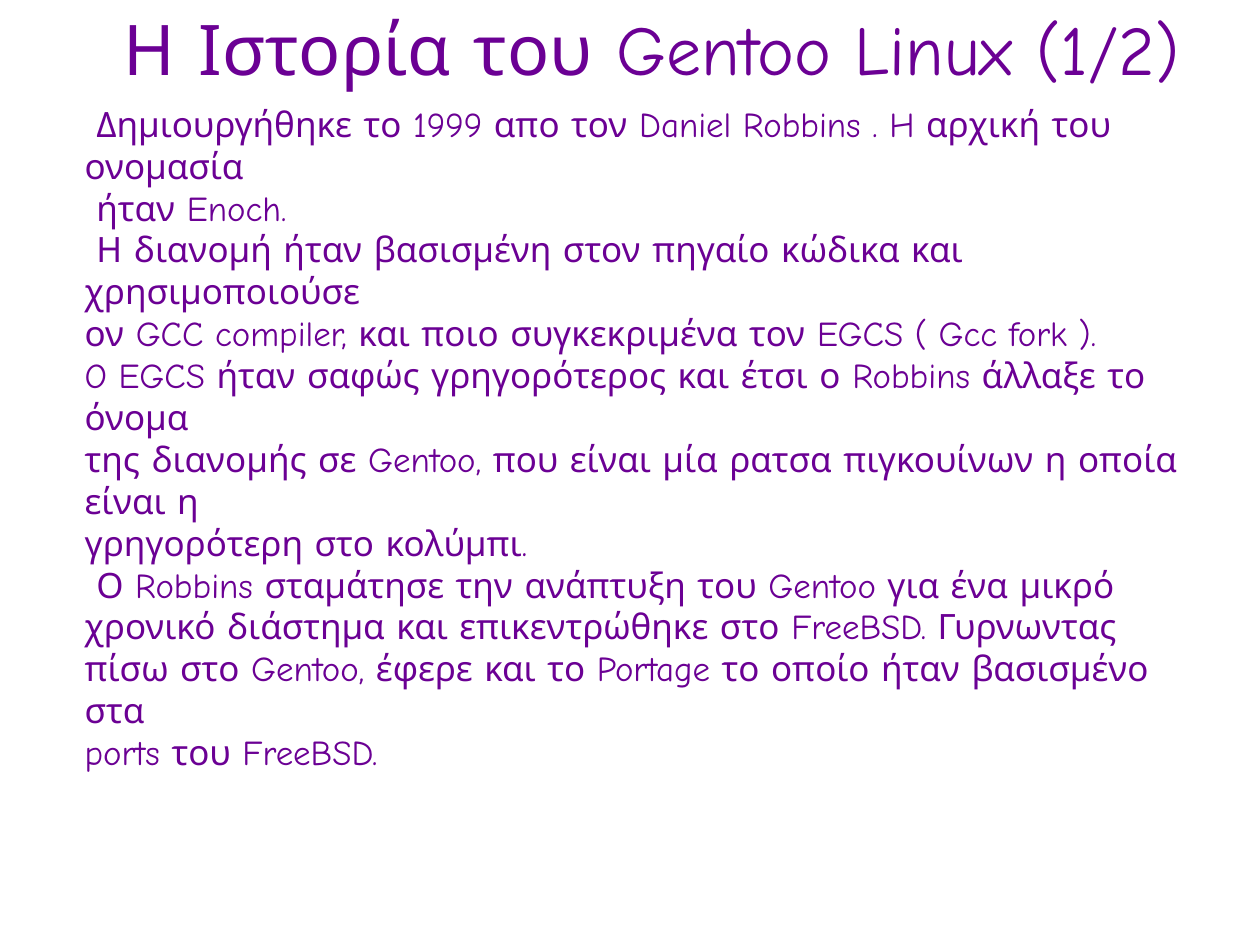
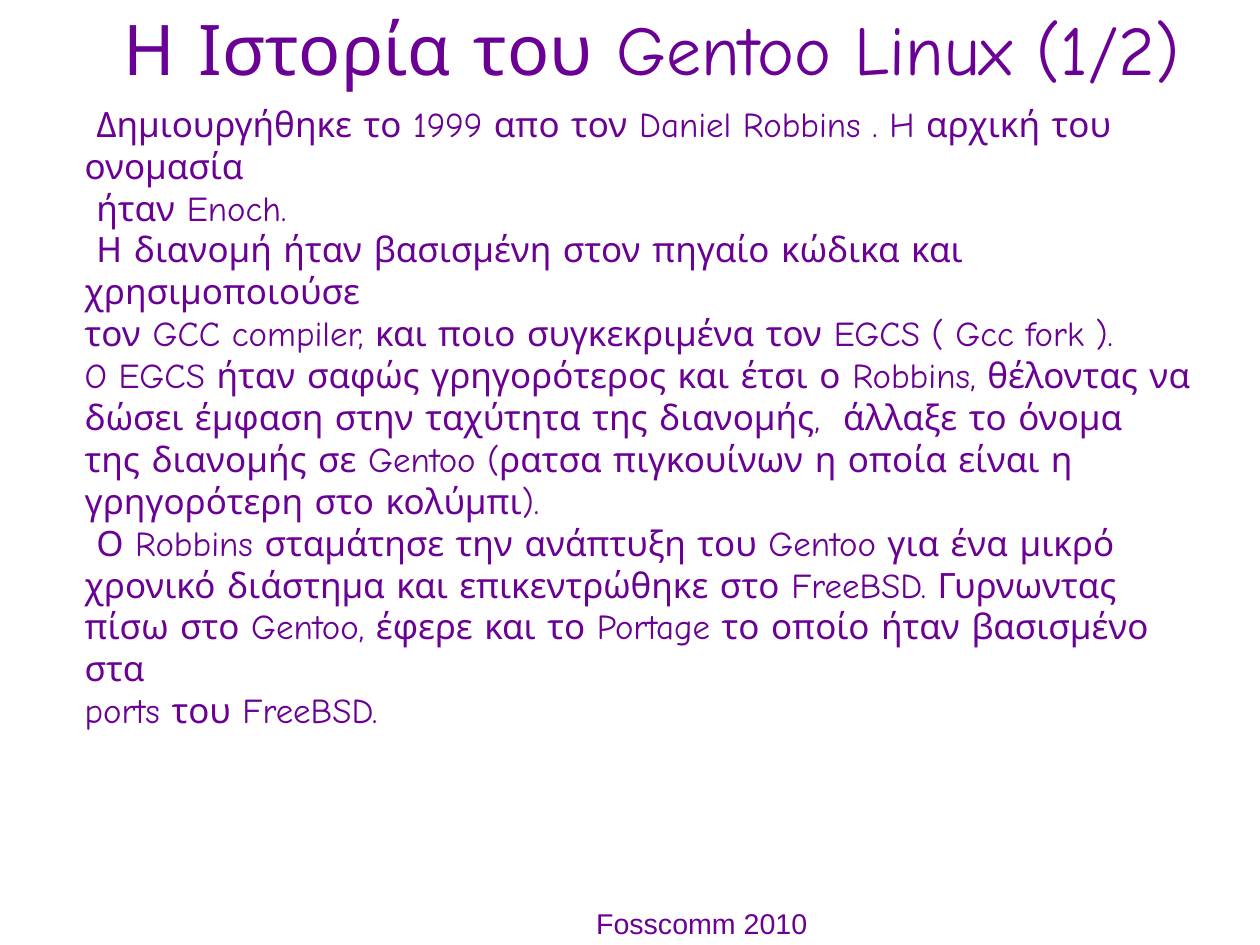
Before and after one commit to gentoo-el/presentations, a slide deck: slide 3 of fosscom-2010_pres.odp. Drawn at 1260x945 pixels with LibreOffice and Linux fonts; fonts in the diff are those of the drawing; background and template pictures are left out. Boxes give left, top, right and bottom in pixels: in the first picture for what was removed or moved away, otherwise in the second. Text is boxed around its words. In the diff, an @@ line names an element or a change of style, - is before the commit and + after.

```diff
--- a/fosscom-2010_pres.odp
+++ b/fosscom-2010_pres.odp
@@ text at (85,318,1190,523): text changed @@
-● ον GCC compiler, και ποιο συγκεκριμένα τον EGCS ( Gcc fork ).
-● O EGCS ήταν σαφώς γρηγορότερος και έτσι ο Robbins άλλαξε το όνομα
-● της διανομής σε Gentoo, που είναι μία ρατσα πιγκουίνων η οποία είναι η
-● γρηγορότερη στο κολύμπι.
+● τον GCC compiler, και ποιο συγκεκριμένα τον EGCS ( Gcc fork ).
+● O EGCS ήταν σαφώς γρηγορότερος και έτσι ο Robbins, θέλοντας να
+● δώσει έμφαση στην ταχύτητα της διανομής, άλλαξε το όνομα
+● της διανομής σε Gentoo (ρατσα πιγκουίνων η οποία είναι η
+● γρηγορότερη στο κολύμπι).
@@ text added at (596,914,808,935), 18 pt, text #6B0094 @@
+Fosscomm 2010
```
Also in this commit, not shown: 11 other slides changed, 3 slides added.
